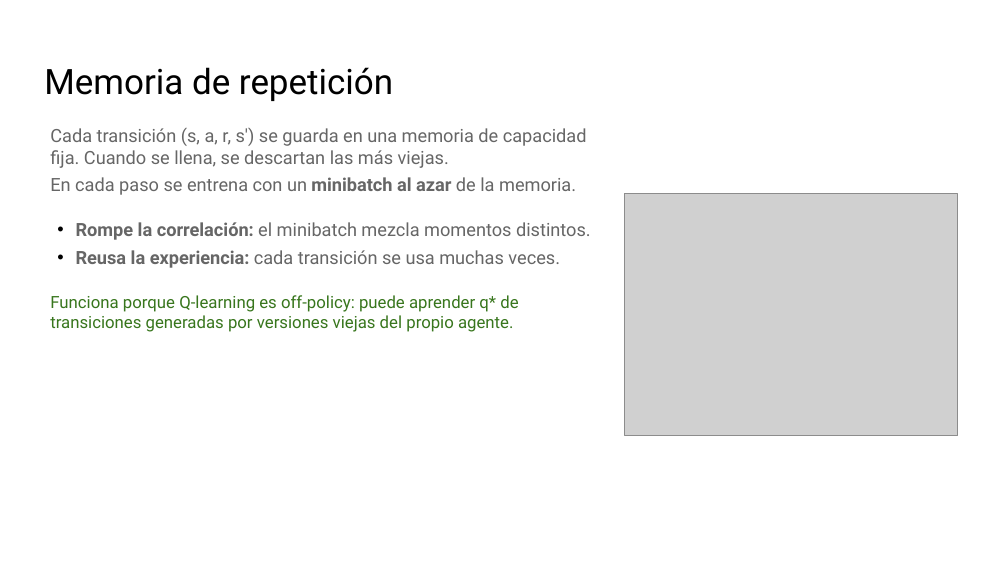
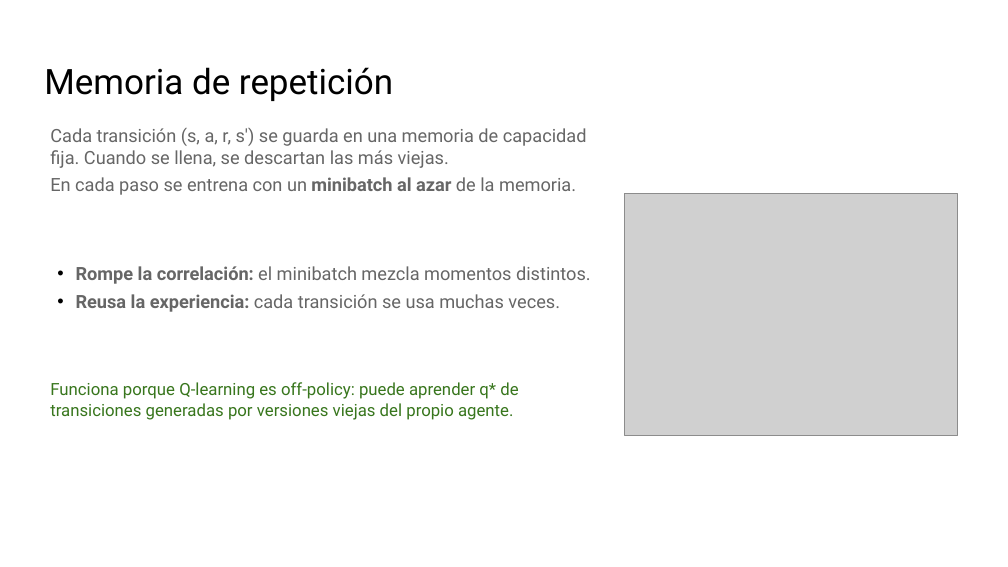
Before and after one commit to telsesser/2026-ML-UNLU, a slide deck: slide 14 of 03-refuerzos/presentaciones/C3-2_ Aproximación de funciones y DQN.pptx. Drawn at 1008x567 pixels with LibreOffice and Linux fonts; fonts in the diff are those of the drawing; grey boxes stand for pictures; background and template pictures are left out. Boxes give left, top, right and bottom in pixels: in the first picture for what was removed or moved away, otherwise in the second. Text is boxed around its words. In the diff, an @@ line names an element or a change of style, - is before the commit and + after.

```diff
--- a/03-refuerzos/presentaciones/C3-2_ Aproximación de funciones y DQN.pptx
+++ b/03-refuerzos/presentaciones/C3-2_ Aproximación de funciones y DQN.pptx
@@ text "Rompe la correlación: el minibatch ...": place and size @@
-text "Rompe la correlación: el minibatch ..." at [76,222,591,268]
+text "Rompe la correlación: el minibatch ..." at [76,266,591,312]
@@ text "Funciona porque Q-learning es off-policy: ...": place and size @@
-text "Funciona porque Q-learning es off-policy: ..." at [50,295,518,332]
+text "Funciona porque Q-learning es off-policy: ..." at [50,382,518,420]
```
Also in this commit, not shown: 4 other slides changed, 23 other files.
